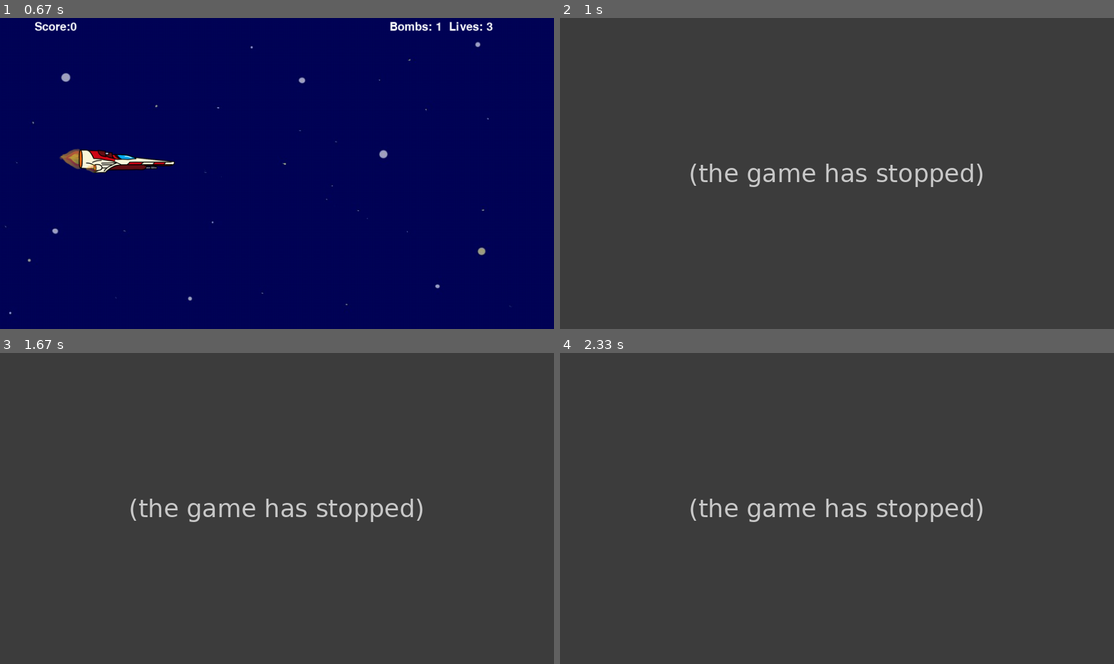
Above: before the commit, frames 1-4 (two rows, left to right).
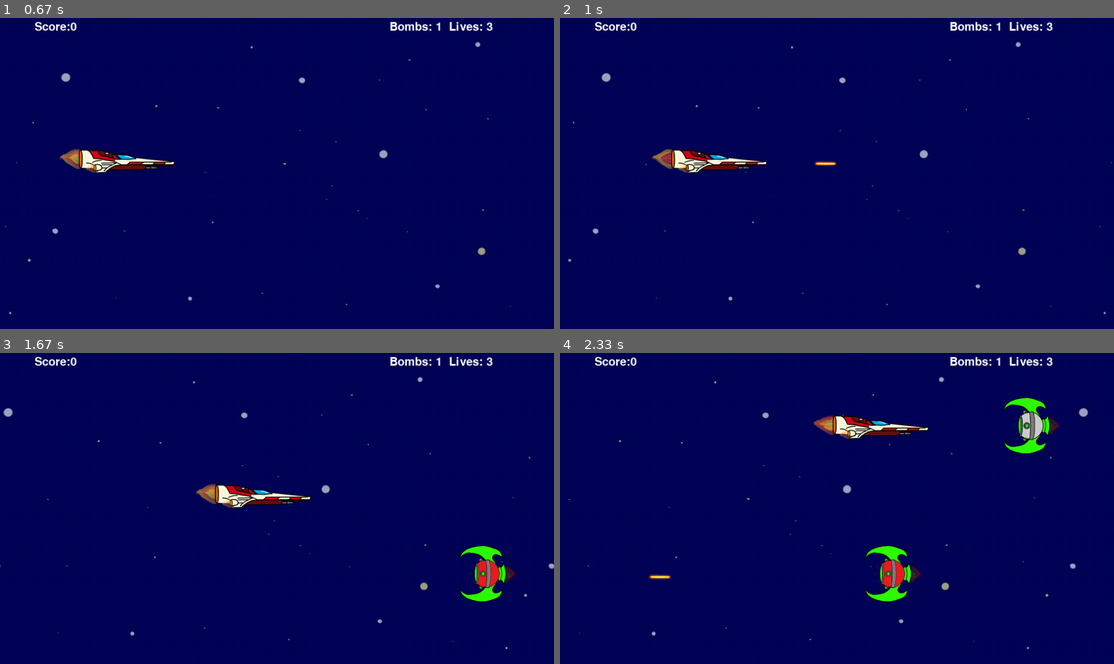
Above: after the commit, the same moments.

Repository: Demi-hero/UoN_Game_Project
Game: pygame game, started from Main.py
Two runs of this game, one before a commit and one after it. Both use one fixed random seed, a clock stepped at 60 frames per second and the inputs below.
Inputs:
- Up to frame 1 (0.67 s): hold Space from 0.33 s (still down); hold Right from 0.33 s (still down)
- Up to frame 2 (1 s): release Space at 0.8 s; release Right at 0.8 s; tap Space at 0.88 s
- Up to frame 3 (1.67 s): hold Right from 1.22 s (still down)
- Up to frame 4 (2.33 s): release Right at 1.68 s; hold Up 1.77-2.07 s; hold Right from 2.1 s (still down)

Frame 1 is identical in both runs. In frame 2, 100% of the frame differs, in the area x 0-100%, y 0-100%; in frame 3, 100%; in frame 4, 100%.
Error before the commit: AttributeError: 'str' object has no attribute 'pewpew' (eventhandler.py line 51); the game stopped at 0.88 s (later frames are placeholders)

Commit message:
Fixing my GIT fiasco

Diff:
--- a/eventhandler.py
+++ b/eventhandler.py
@@ -33,27 +33,27 @@
         Player.move(x_dir, y_dir)
 
     # this runs for every event and calls the relevant method
-    def on_event(self, event, board="", player="",alien="", bullet="", files=""):
+    def on_event(self, event, board='', Tokens='', files=""):
         # breaks out of the main game loop if QUIT event occurs (closing window), cleanup occurs after
         if event.type == pyg.QUIT:
                 self.on_exit()
         # checks for when keys are pressed
         elif event.type == pyg.KEYDOWN:
-                self.on_key_down(event, board, player,alien, bullet, files,)
+                self.on_key_down(event, board, Tokens, files,)
 
     def on_exit(self):
         self.startup = False
         self.running = False
 
-    def on_key_down(self, event, board, player, alien, bullet, files):
+    def on_key_down(self, event, board, Tokens, files):
         # spacebar triggers firing sequence - takes gun position from player, passes to bullet fire method
         if event.key == pyg.K_SPACE:
             files.pewpew.play()
             if self.startup:
                 self.startup = False
             else:
-                gun_pos = player.get_gun_location()
-                bullet.fire(gun_pos)
+                gun_pos = Tokens[0].get_gun_location()
+                Tokens[1].fire(gun_pos)
         # p opens the pause screen, and q quits if on the pause screen
         elif event.key == pyg.K_p:
             self.on_pause()
@@ -61,15 +61,16 @@
             if self.paused:
                 self.on_exit()
         elif event.key == pyg.K_b:
-            self.on_bomb(board, alien, files)
+            self.on_bomb(board, Tokens, files)
 
-    def on_bomb(self, board, alien, files):
+    def on_bomb(self, board, Tokens, files):
         if self.bombs > 0:
             files.ult.play()
-            self.update_score((len(alien.alive_aliens) * 40))
+            self.update_score(((len(Tokens[2].alive_aliens)+len(Tokens[3].alive_aliens)) * 40))
             board.screen.fill(self.white)
             pyg.display.update()
-            alien.alive_aliens = []
+            Tokens[2].__init__()
+            Tokens[3].__init__()
             self.bombs -= 1
 
     # update score and lives
